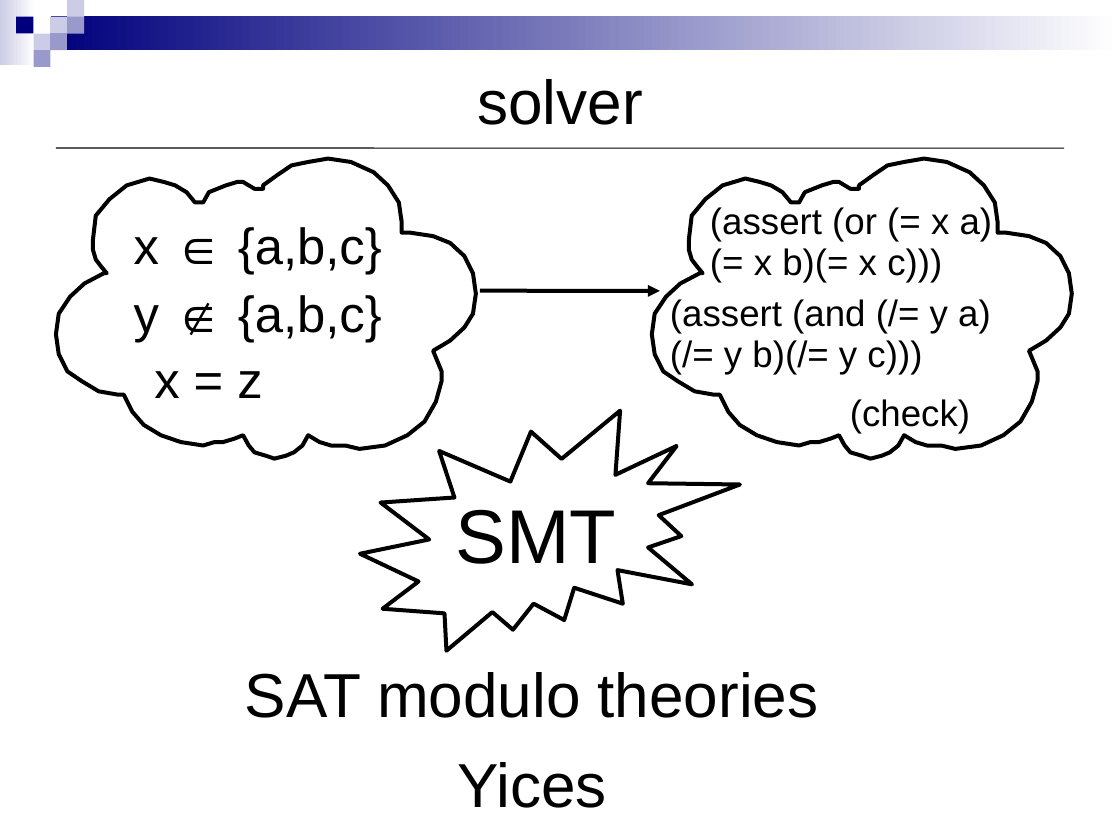
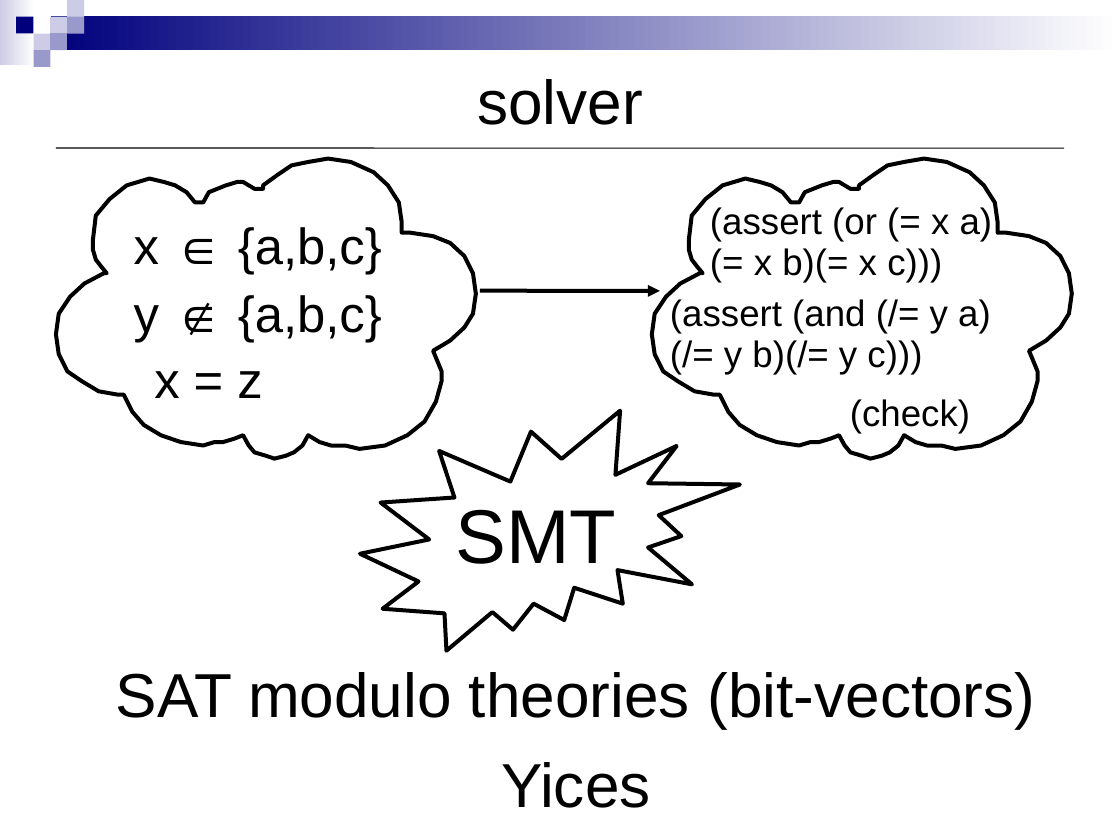
Before and after one commit to kornevgen/tesla-project, a slide deck: slide 23 of papers/SYRCoSE2009/show/syrcose09.ppt (slide 20 before the commit). Drawn at 1120x840 pixels with LibreOffice and Linux fonts; fonts in the diff are those of the drawing. Boxes give left, top, right and bottom in pixels: in the first picture for what was removed or moved away, otherwise in the second. Text is boxed around its words. In the diff, an @@ line names an element or a change of style, - is before the commit and + after.

```diff
--- a/papers/SYRCoSE2009/show/syrcose09.ppt
+++ b/papers/SYRCoSE2009/show/syrcose09.ppt
@@ subtitle "SAT modulo theories (bit-vectors)" moved from (x1=245, y1=672, x2=819, y2=808) to (x1=116, y1=672, x2=1036, y2=808) @@
@@ subtitle at (x1=116, y1=672, x2=1036, y2=728): text changed @@
-SAT modulo theories
+SAT modulo theories (bit-vectors)
```
Also in this commit, not shown: 11 other slides changed, 3 slides added.
